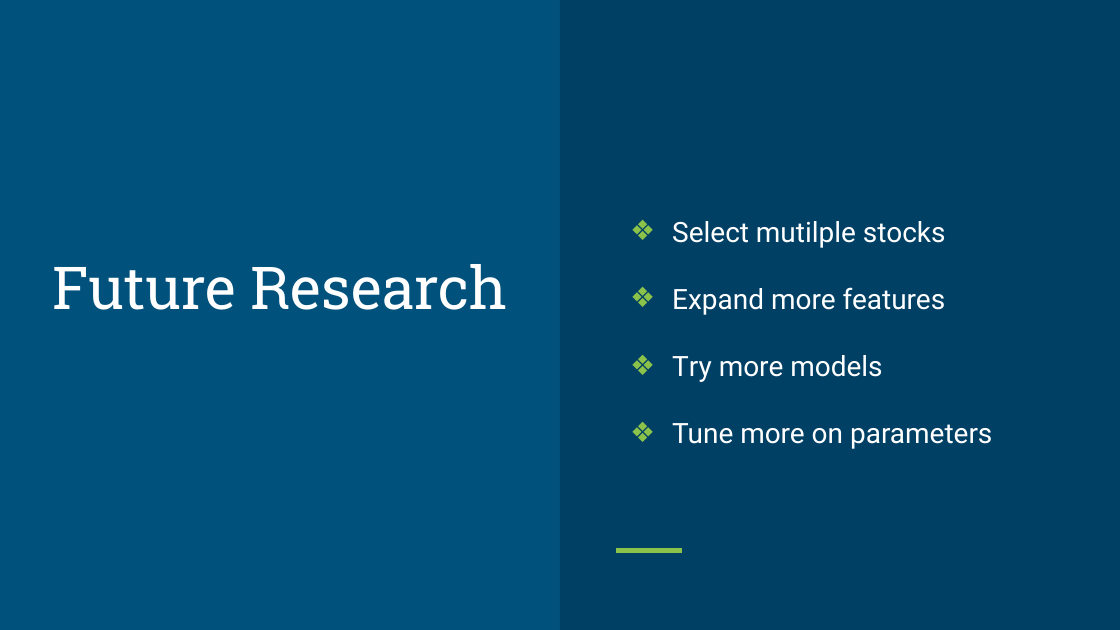
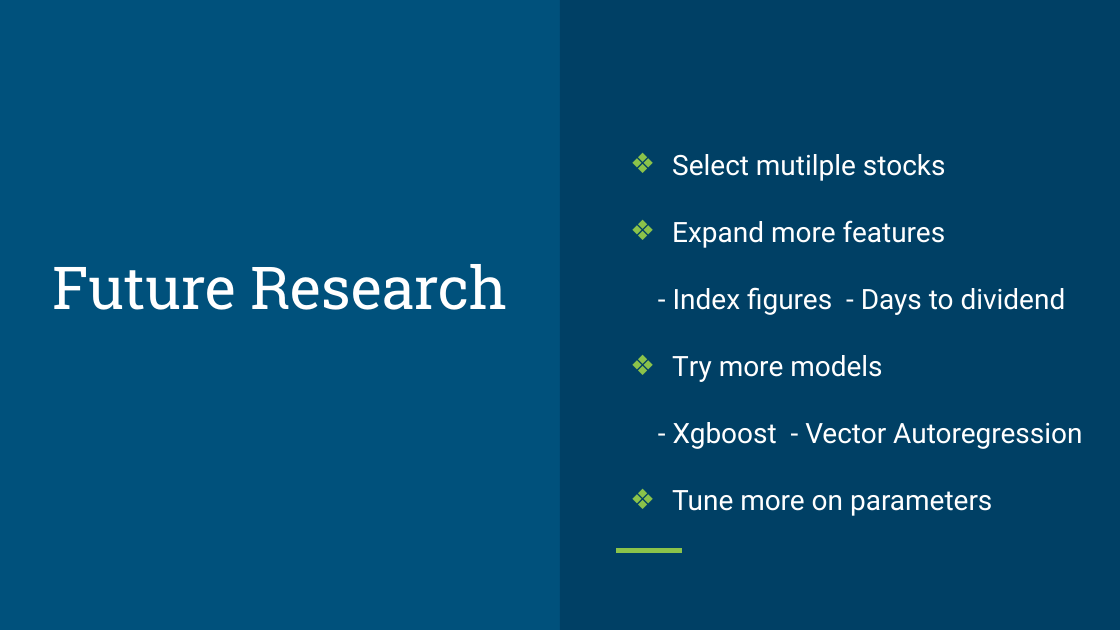
Before and after one commit to dnaandy/SpringBoard, a slide deck: slide 13 of Capstone2/Final_sildes.pptx. Drawn at 1120x630 pixels with LibreOffice and Linux fonts; fonts in the diff are those of the drawing. Boxes give left, top, right and bottom in pixels: in the first picture for what was removed or moved away, otherwise in the second. Text is boxed around its words. In the diff, an @@ line names an element or a change of style, - is before the commit and + after.

```diff
--- a/Capstone2/Final_sildes.pptx
+++ b/Capstone2/Final_sildes.pptx
@@ text at [673, 287, 1066, 315]: paragraph added @@
+- Index figures - Days to dividend
@@ text at [673, 422, 1082, 449]: paragraph added @@
+- Xgboost - Vector Autoregression
```
Also in this commit, not shown: 6 other slides changed, 3 other files.
